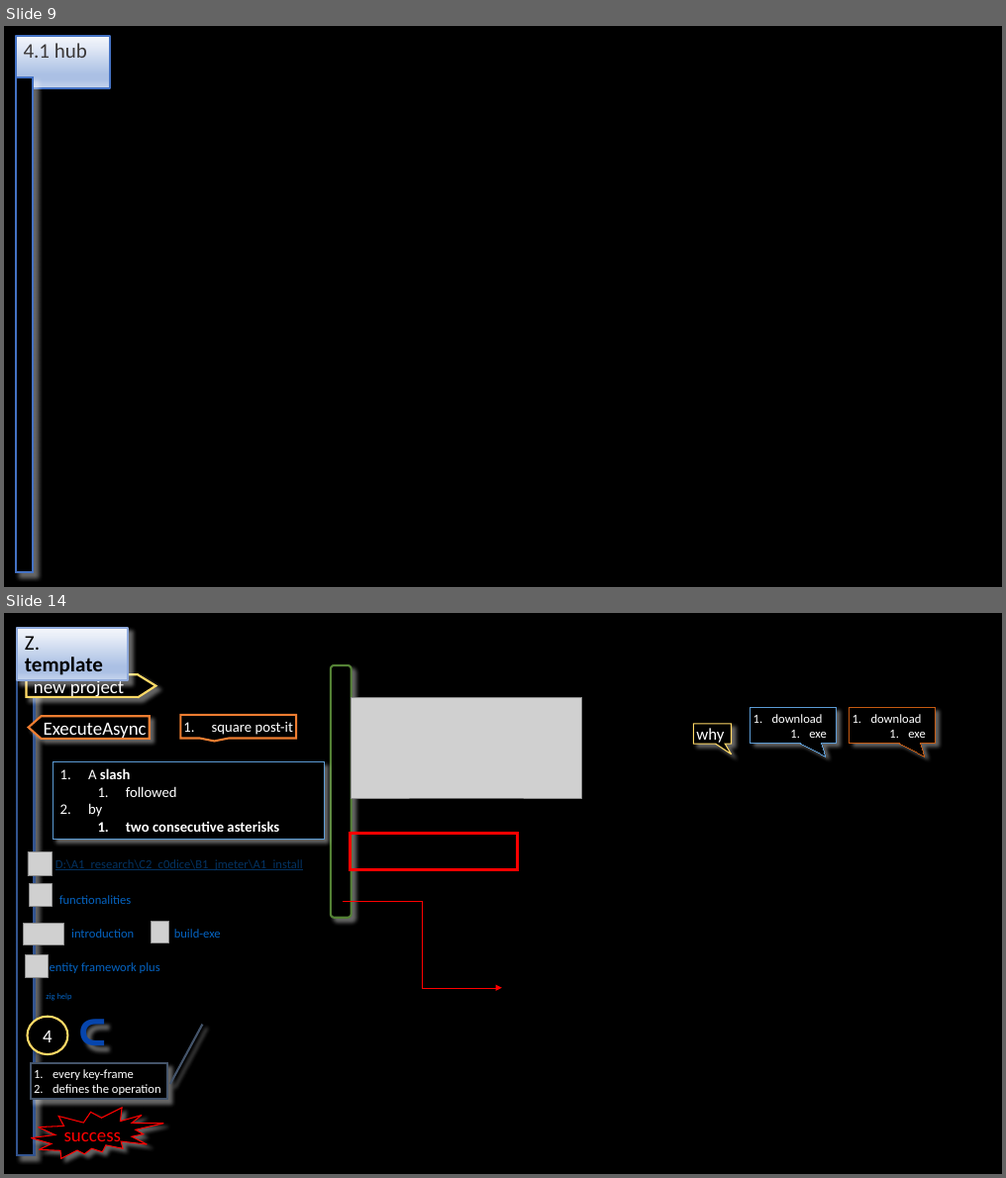
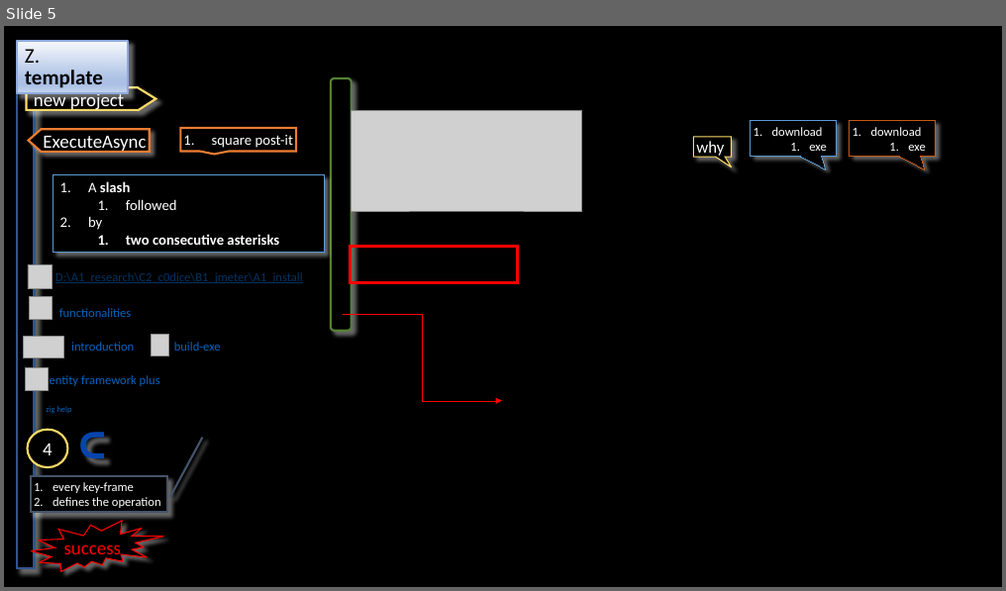
Before and after one commit to 1010836/portfolio, a slide deck: foundry/foundry.odp. Shown one above the other, each under a label of ours: slides 9 and 14 before the commit, slide 5 after it; the slides between them are not shown. The pictures are 1006x1178 and 1006x591 pixels, drawn with LibreOffice and Linux fonts; fonts in the diff are those of the drawing; grey boxes stand for pictures; background and template pictures are left out. Boxes give left, top, right and bottom in pixels: in the first picture for what was removed or moved away, otherwise in the second. Text is boxed around its words. In the diff, an @@ line names an element or a change of style, - is before the commit and + after.

```diff
--- a/foundry/foundry.odp
+++ b/foundry/foundry.odp
@@ slide 9 removed at (4, 26, 1002, 587), background #000000 @@
@@ title removed at (16, 37, 110, 67) @@
-4.1 hub
@@ rectangle removed at (16, 77, 33, 572) @@
@@ what was slide 14 is now slide 5 @@
```
Also in this commit, not shown: 3 slides changed, 1 slide added, 9 other slides removed, 1 other file.
